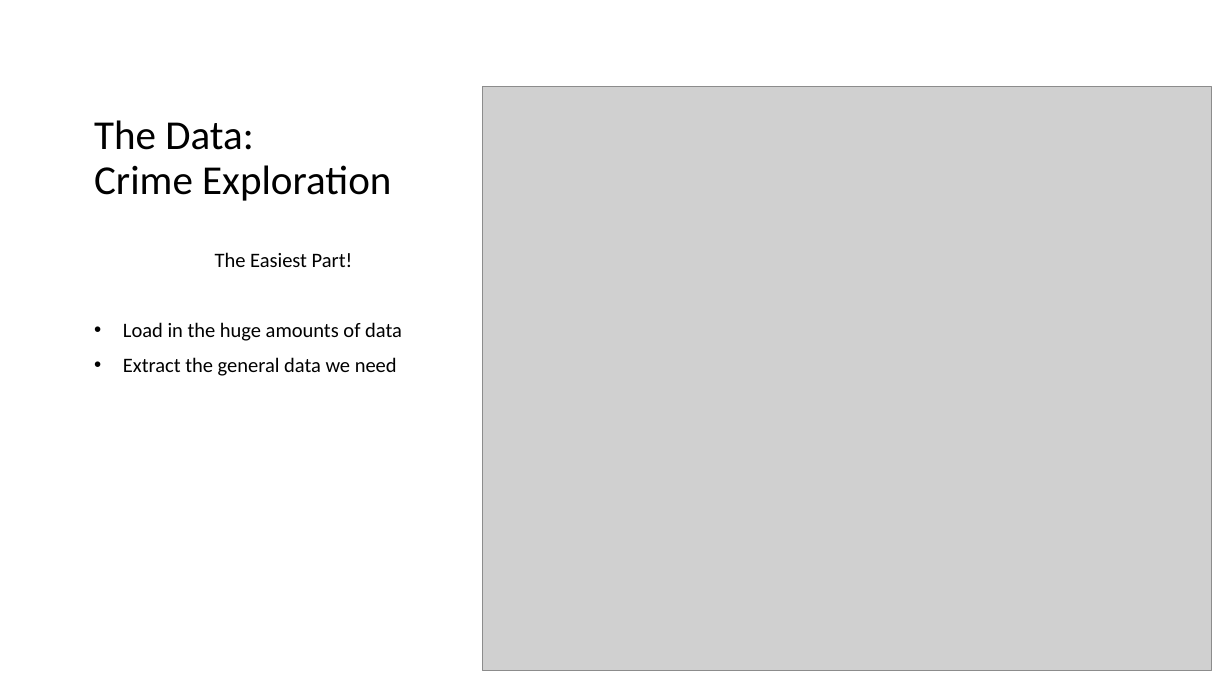
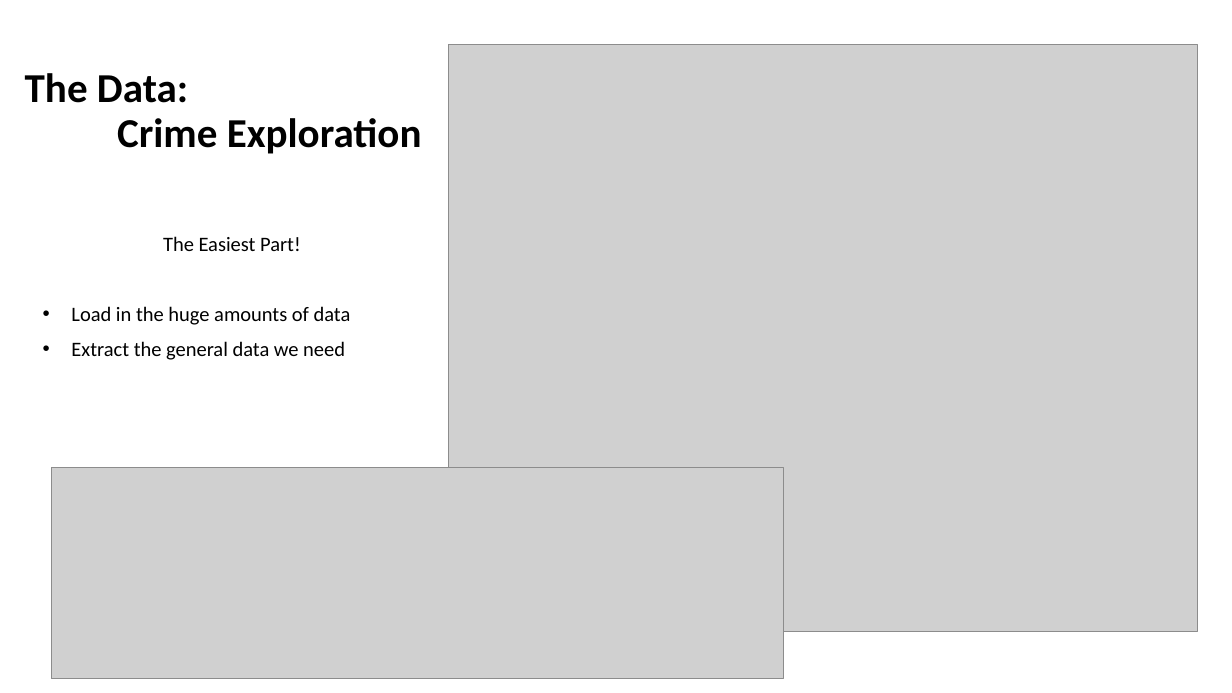
Before and after one commit to franciscohohn/Project_1, a slide deck: slide 5 of Weather_vs_Crime_john.pptx. Drawn at 1232x693 pixels with LibreOffice and Linux fonts; fonts in the diff are those of the drawing; grey boxes stand for pictures. Boxes give left, top, right and bottom in pixels: in the first picture for what was removed or moved away, otherwise in the second. Text is boxed around its words. In the diff, an @@ line names an element or a change of style, - is before the commit and + after.

```diff
--- a/Weather_vs_Crime_john.pptx
+++ b/Weather_vs_Crime_john.pptx
@@ title "The Data: Crime Exploration": place and size @@
-title "The Data: Crime Exploration" at (94,120,391,201)
+title "The Data: Crime Exploration" at (25,73,422,154)
@@ title "The Data: Crime Exploration" at (25,73,422,154): bold on @@
@@ picture: place and size @@
-picture at (482,87,1212,671)
+picture at (449,44,1198,631)
@@ text "The Easiest Part!": place and size @@
-text "The Easiest Part!" at (123,252,402,376)
+text "The Easiest Part!" at (71,236,351,360)
@@ picture added at (51,468,783,679) @@
```
Also in this commit, not shown: 2 other slides changed, 19 other files.
